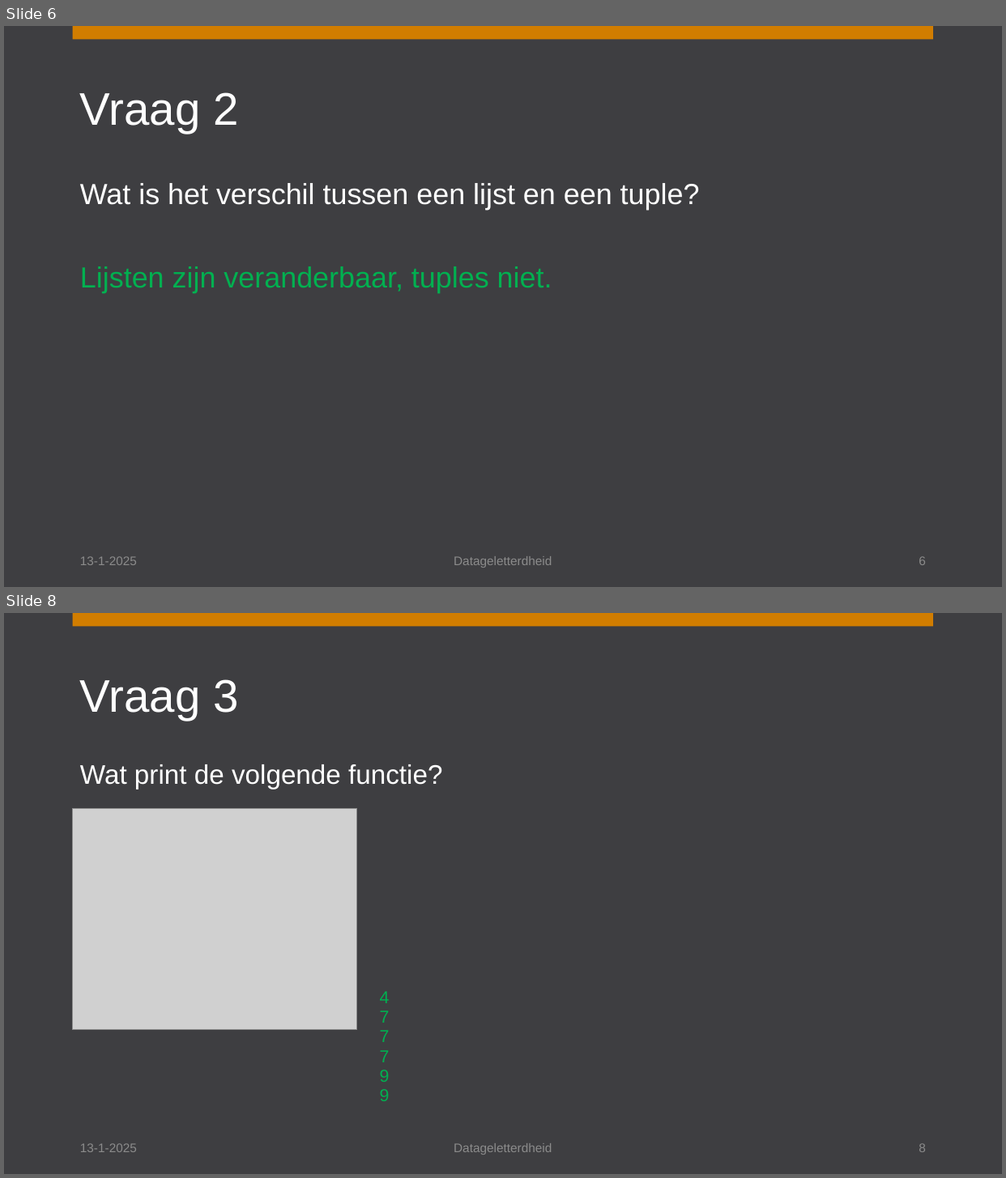
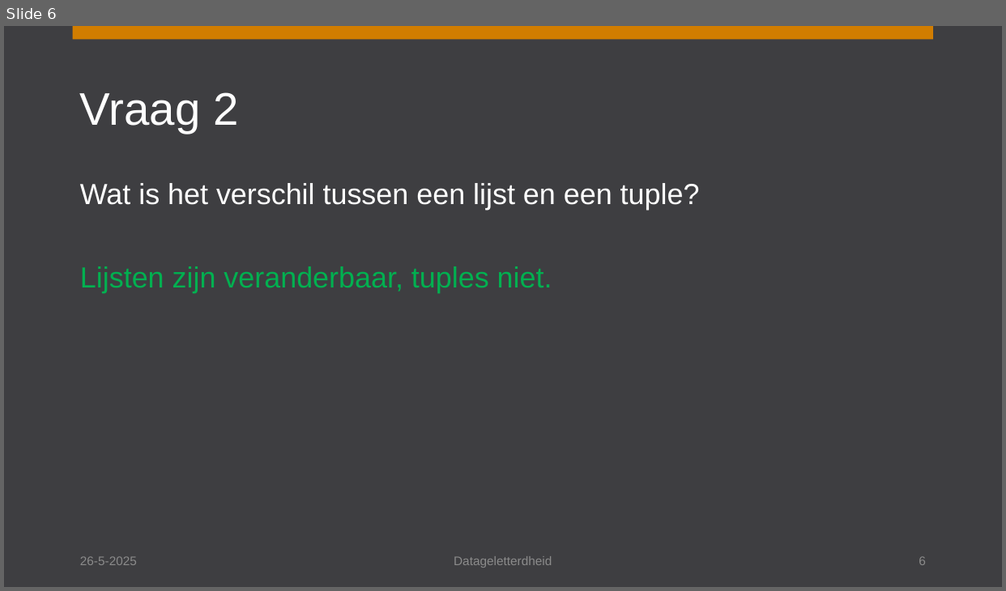
Before and after one commit to Remi-ui/python_tb, a slide deck: _downloads/eff4543702662988687e4a8b43000245/stuurinformatie_workshop_7.pptx. Shown one above the other, each under a label of ours: slides 6 and 8 before the commit, slide 6 after it; the slides between them are not shown. The pictures are 1006x1178 and 1006x591 pixels, drawn with LibreOffice and Linux fonts; fonts in the diff are those of the drawing; grey boxes stand for pictures. Boxes give left, top, right and bottom in pixels: in the first picture for what was removed or moved away, otherwise in the second. Text is boxed around its words. In the diff, an @@ line names an element or a change of style, - is before the commit and + after.

```diff
--- a/_downloads/eff4543702662988687e4a8b43000245/stuurinformatie_workshop_7.pptx
+++ b/_downloads/eff4543702662988687e4a8b43000245/stuurinformatie_workshop_7.pptx
@@ slide 8 removed at [4,613,1002,1174], background #3E3E41; not listed: 1 template element that a slide beside it also shows @@
@@ title removed at [80,679,238,720] @@
-Vraag 3
@@ text removed at [80,764,442,1101] @@
-Wat print de volgende functie?
-                4
-                7
-                7
-                7
-                9
-                9
@@ picture removed at [73,808,357,1030] @@
@@ text removed at [80,1144,137,1152] @@
-13-1-2025
@@ text removed at [454,1144,552,1155] @@
-Datageletterdheid
@@ page number removed at [918,1144,926,1152] @@
-8
@@ slide 6 changed as well @@
@@ text at [80,557,137,565]: text changed @@
-13-1-2025
+26-5-2025
```
Also in this commit, not shown: 9 other slides changed, 1 other slide removed, 25 other files.
